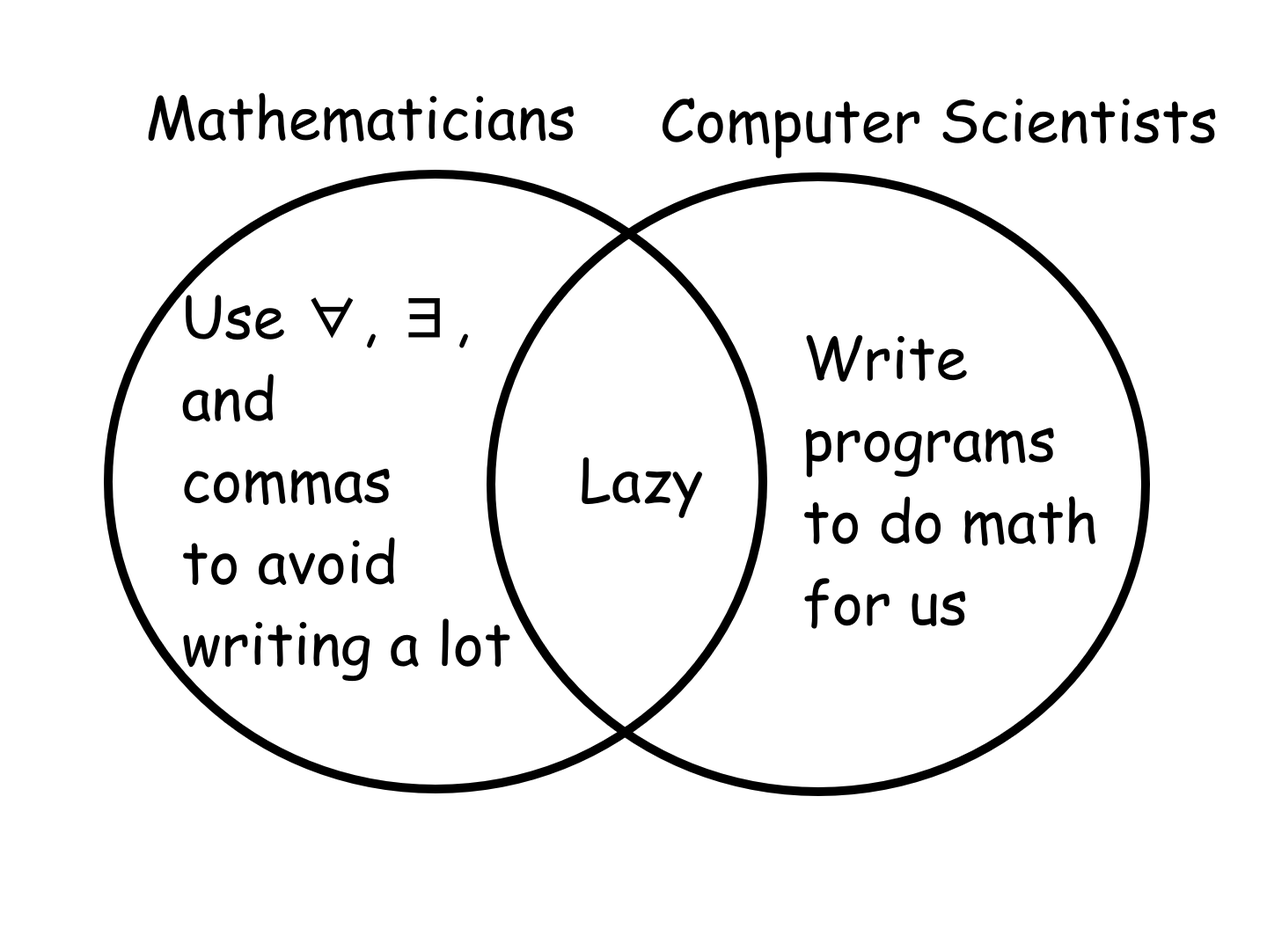
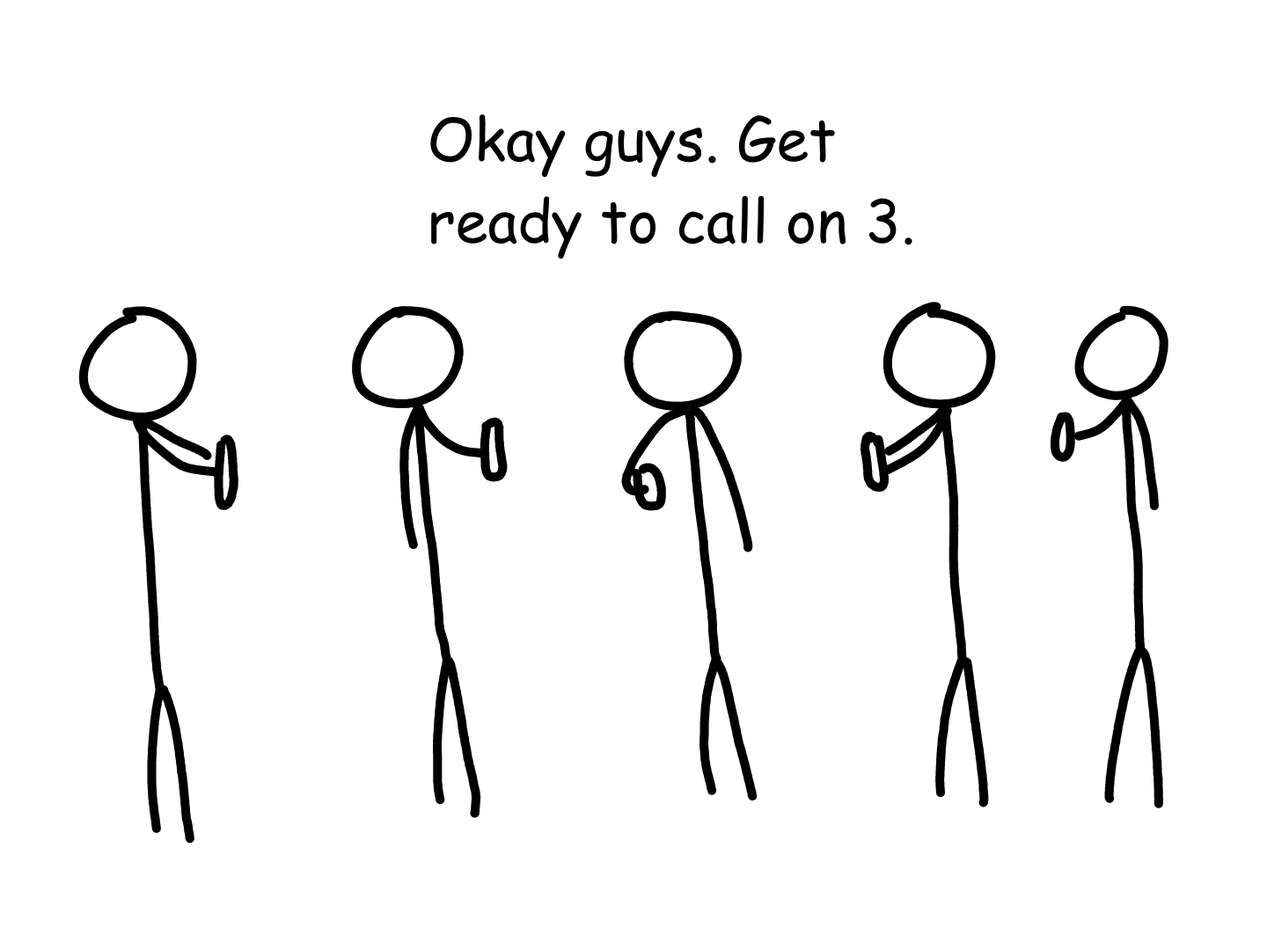
Revision of a layered 1267x950 image; what changed, layer by layer:
painted on "Paint Layer 1" over bbox(78, 165, 1169, 844)
removed layer "Paint Layer 1" (2nd of 2) over bbox(78, 162, 804, 839)
